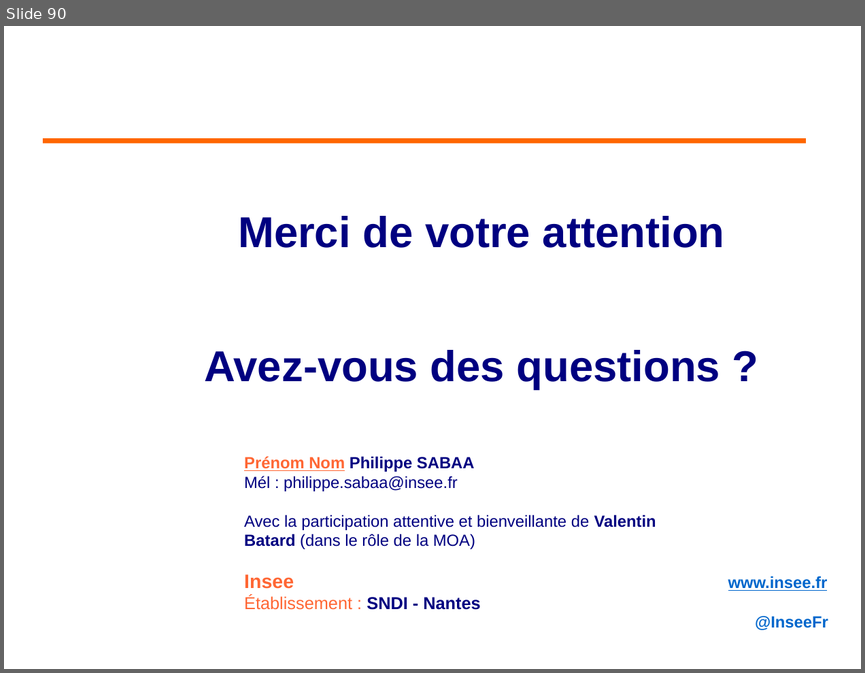
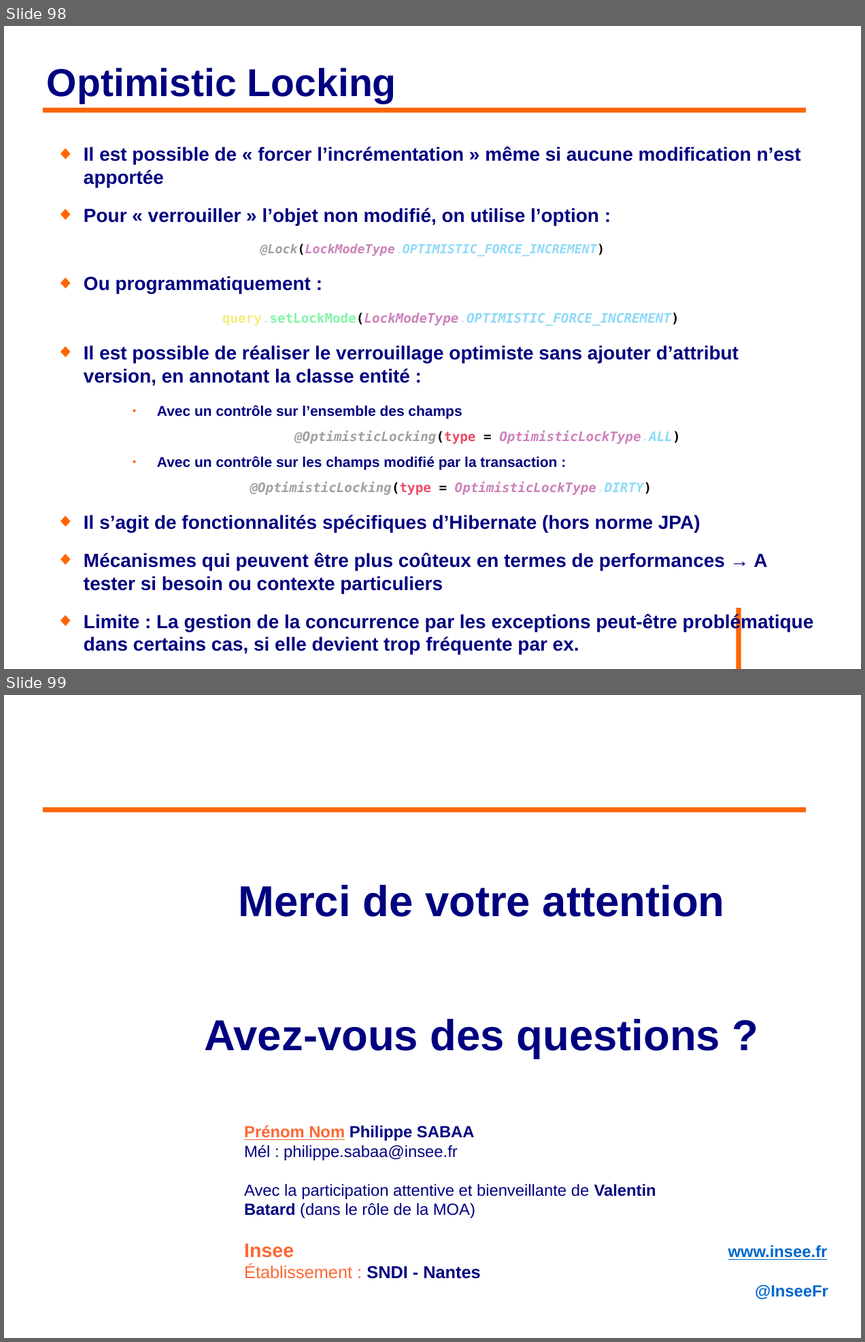
Before and after one commit to philphils/formation-hibernate-avancee, a slide deck: Documentation/diapo_formation_hibernate_avancee.odp. Shown one above the other, each under a label of ours: slide 90 before the commit, slides 98 and 99 after it. The pictures are 865x673 and 865x1342 pixels, drawn with LibreOffice and Linux fonts; fonts in the diff are those of the drawing; background and template pictures are left out. Boxes give left, top, right and bottom in pixels: in the first picture for what was removed or moved away, otherwise in the second. Text is boxed around its words. In the diff, an @@ line names an element or a change of style, - is before the commit and + after.

Commit message:
Fin diapo partie 4 sous partie Verrou Optimiste

```diff
--- a/Documentation/diapo_formation_hibernate_avancee.odp
+++ b/Documentation/diapo_formation_hibernate_avancee.odp
@@ slide 98 added at bbox=[4, 26, 861, 669], background #FFFFFF @@
@@ title added at bbox=[47, 67, 396, 104], 36 pt, text #000080, bold @@
+Optimistic Locking
@@ line added from (43, 110) to (806, 110), #FF6600 4.54 pt @@
@@ text added at bbox=[84, 146, 814, 654], 17.6 pt, text #000080, bold @@
+◆ Il est possible de « forcer l’incrémentation » même si aucune modification n’est apportée
+◆ Pour « verrouiller » l’objet non modifié, on utilise l’option :
+@Lock(LockModeType.OPTIMISTIC_FORCE_INCREMENT)
+◆ Ou programmatiquement :
+query.setLockMode(LockModeType.OPTIMISTIC_FORCE_INCREMENT)
+◆ Il est possible de réaliser le verrouillage optimiste sans ajouter d’attribut version, en annotant la classe entité :
+    ● Avec un contrôle sur l’ensemble des champs
+    @OptimisticLocking(type = OptimisticLockType.ALL)
+    ● Avec un contrôle sur les champs modifié par la transaction :
+@OptimisticLocking(type = OptimisticLockType.DIRTY)
+◆ Il s’agit de fonctionnalités spécifiques d’Hibernate (hors norme JPA)
+◆ Mécanismes qui peuvent être plus coûteux en termes de performances → A tester si besoin ou contexte particuliers
+◆ Limite : La gestion de la concurrence par les exceptions peut-être problématique dans certains cas, si elle devient trop fréquente par ex.
+◆ On utilisera alors les mécanismes de verrouillage pessimistes
@@ line added from (738, 607) to (738, 669), #FF6600 4.54 pt @@
@@ what was slide 90 is now slide 99 @@
```
Also in this commit, not shown: 8 slides changed, 8 other slides added, 1 other file.
